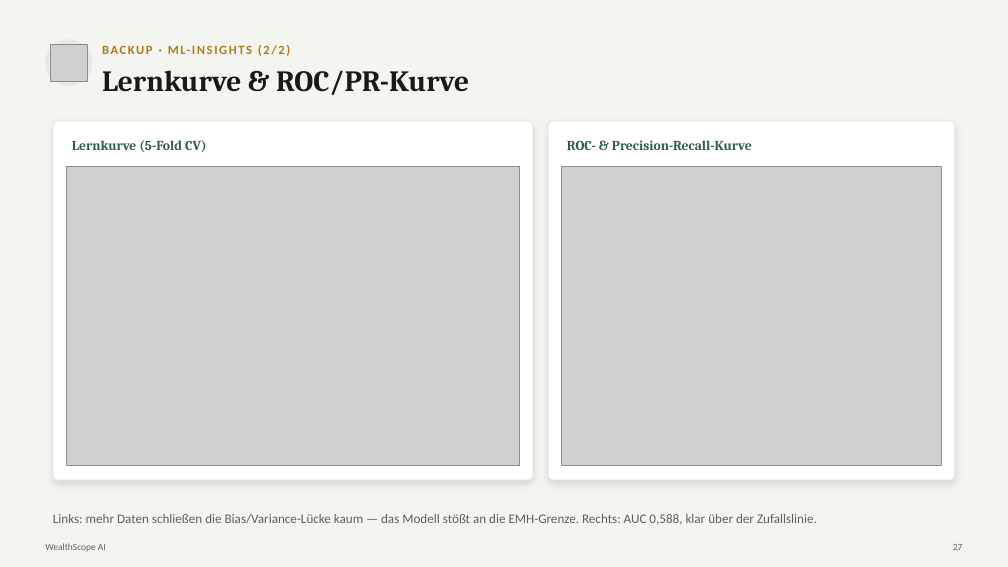
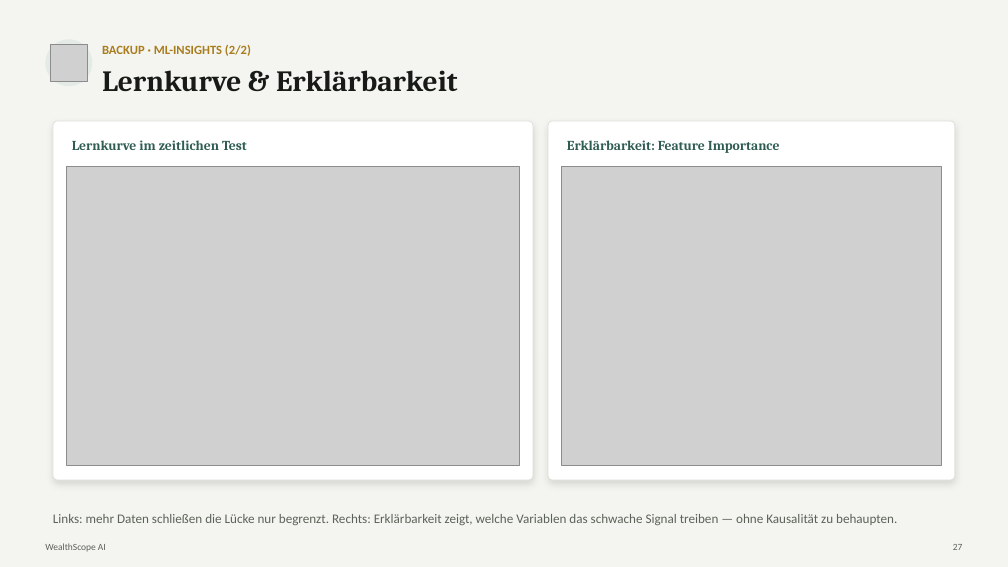
Before and after one commit to fedansoufiane-commits/forexscope-ai, a slide deck: slide 27 of Präsentation/WealthScope_Praesentation.pptx. Drawn at 1008x567 pixels with LibreOffice and Linux fonts; fonts in the diff are those of the drawing; grey boxes stand for pictures. Boxes give left, top, right and bottom in pixels: in the first picture for what was removed or moved away, otherwise in the second. Text is boxed around its words. In the diff, an @@ line names an element or a change of style, - is before the commit and + after.

```diff
--- a/Präsentation/WealthScope_Praesentation.pptx
+++ b/Präsentation/WealthScope_Praesentation.pptx
@@ text "BACKUP · ML-INSIGHTS (2/2)" at bbox=[102, 45, 251, 56]: letter spacing 1.5 to 0 pt @@
@@ text at bbox=[102, 70, 457, 91]: text changed @@
-Lernkurve & ROC/PR-Kurve
+Lernkurve & Erklärbarkeit
@@ text at bbox=[72, 140, 247, 150]: text changed @@
-Lernkurve (5-Fold CV)
+Lernkurve im zeitlichen Test
@@ text at bbox=[567, 140, 780, 153]: text changed @@
-ROC- & Precision-Recall-Kurve
+Erklärbarkeit: Feature Importance
@@ text at bbox=[53, 514, 897, 525]: text changed @@
-Links: mehr Daten schließen die Bias/Variance-Lücke kaum — das Modell stößt an die EMH-Grenze. Rechts: AUC 0,588, klar über der Zufallslinie.
+Links: mehr Daten schließen die Lücke nur begrenzt. Rechts: Erklärbarkeit zeigt, welche Variablen das schwache Signal treiben — ohne Kausalität zu behaupten.
```
Also in this commit, not shown: 29 other slides changed, 28 other files.
